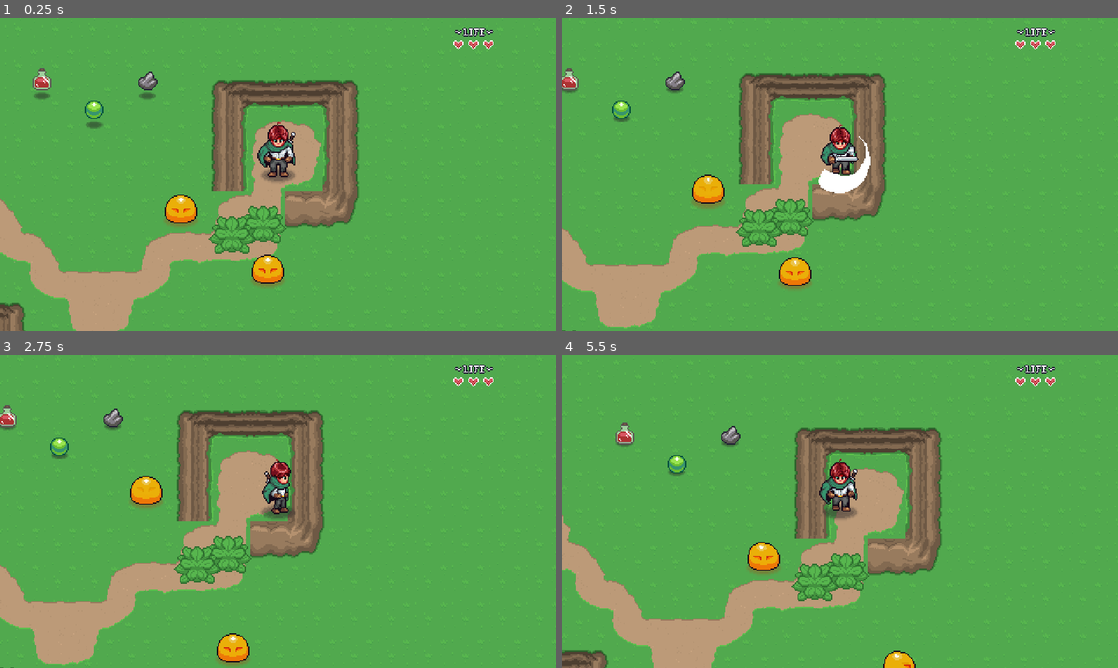
Above: before the commit, frames 1-4 (two rows, left to right).
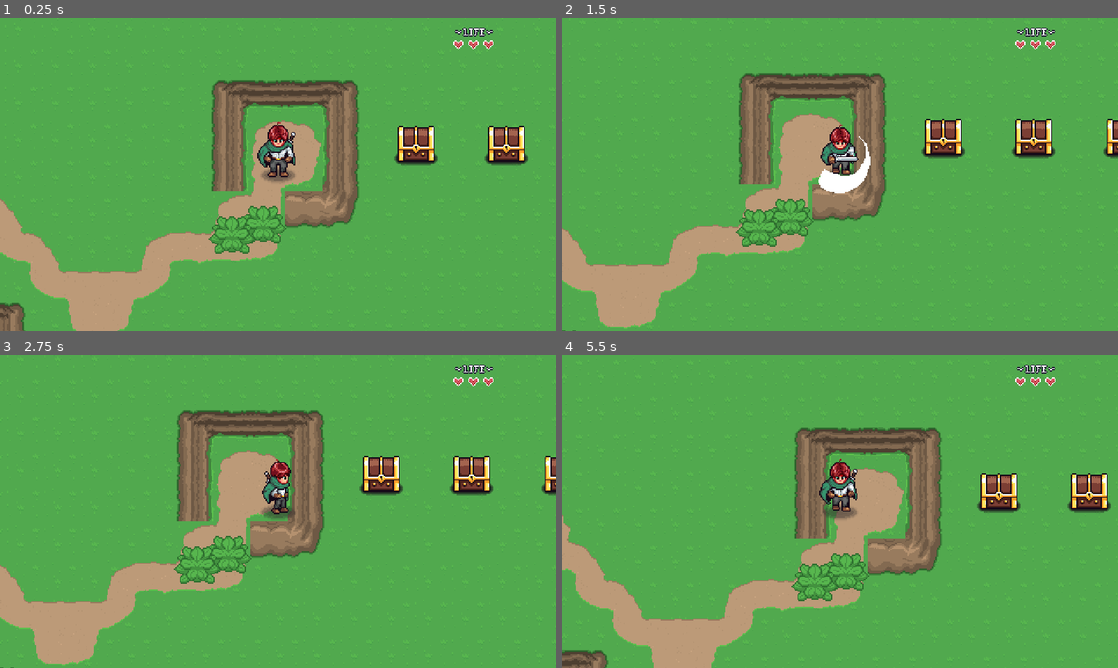
Above: after the commit, the same moments.

Repository: LeskoIam/aarpg_tutorial
Game: Godot game, scene res://levels/area_001/level_001.tscn
Same seed, same stepped clock (60 frames per second), same inputs: the game is played once before the commit and once after it. Sound files missing from this copy of the repository are replaced by a short silence.
Inputs:
- Up to frame 1 (0.25 s): no input
- Up to frame 2 (1.5 s): hold Right (move_right) 0.53-1.28 s; hold E (interact, bound only after the commit) 0.53-1.28 s; hold Down (move_down) from 1.28 s (still down); tap Space (attack) at 1.35 s
- Up to frame 3 (2.75 s): tap E (interact, bound only after the commit) at 1.55 s; release Down (move_down) at 2.03 s; hold Right (move_right) from 2.03 s (still down); hold E (interact, bound only after the commit) from 2.03 s (still down)
- Up to frame 4 (5.5 s): release Right (move_right) at 2.78 s; release E (interact, bound only after the commit) at 2.78 s; hold Up (move_up) 2.78-3.53 s; tap E (interact, bound only after the commit) at 2.85, 3.8, 4.35 s; hold Space (attack) 3.53-4.28 s; hold Left (move_left) 3.53-5.03 s; hold Down (move_down) from 5.03 s (still down); hold E (interact, bound only after the commit) from 5.03 s (still down)

The runs differ from the first frame. In frame 1, 3.3% of the frame differs, in the area x 5-95%, y 16-86%; in frame 2, 3.5%, in the area x 0-100%, y 16-87%; in frame 3, 3.5%; in frame 4, 3.0%.

Commit message:
Another TE done
E20 done.

Diff:
--- a/00_globals/global_player_manager.gd
+++ b/00_globals/global_player_manager.gd
@@ -2,6 +2,8 @@
 
 const PLAYER = preload("res://player/player.tscn")  # SCENE
 const INVENTORY_DATA: InventoryData = preload("res://GUI/pause_menu/inventory/player_inventory.tres")  # RESOURCE
+
+signal interact_pressed_sig
 
 var player: Player
 var player_spawned: bool = false
--- /dev/null
+++ b/interactables/treasure_chest/treasure_chest.gd
@@ -0,0 +1,70 @@
+@tool
+class_name TreasureChest extends Node2D
+
+@export var item_data: ItemData: set = _set_item_data
+@export var quantity: int = 1: set = _set_item_quantity
+
+var is_open: bool = false
+
+@onready var item_sprite: Sprite2D = $ItemSprite2D
+@onready var item_quantity_label: Label = $ItemSprite2D/Label
+@onready var animation_player: AnimationPlayer = $AnimationPlayer
+@onready var interact_area: Area2D = $InteractArea2D
+
+
+func _ready() -> void:
+	# happens in tool
+	_update__item_texture()
+	_update_item_quntity_label()
+	if Engine.is_editor_hint():
+		return
+	# happens in game
+	interact_area.area_entered.connect(_on_interact_area_enter)
+	interact_area.area_exited.connect(_on_interact_area_exit)
+
+
+func player_interact() -> void:
+	# interaction button pressed (E)
+	if is_open:
+		return
+	is_open = true
+	animation_player.play("open_chest")
+	if item_data and quantity > 0:
+		PlayerManager.INVENTORY_DATA.add_item(item_data, quantity)
+	else:
+		# printerr("No items in chest")  # outputs to "Output" window
+		push_error("No items in chest. Chest: ", name) # outputs to "Debugger" -> Errors window
+
+
+
+func _on_interact_area_enter(_a: Area2D) -> void:
+	PlayerManager.interact_pressed_sig.connect(player_interact)
+
+
+
+func _on_interact_area_exit(_a: Area2D) -> void:
+	PlayerManager.interact_pressed_sig.disconnect(player_interact)
+
+
+
+func _set_item_data(value: ItemData) -> void:
+	item_data = value
+	_update__item_texture()
+
+
+func _set_item_quantity(value: int) -> void:
+	quantity = value
+	_update_item_quntity_label()
+
+
+func _update__item_texture() -> void:
+	if item_data and item_sprite:
+		item_sprite.texture = item_data.texture
+
+
+func _update_item_quntity_label() -> void:
+	if item_quantity_label:
+		if quantity <= 1:
+			item_quantity_label.text = ""
+		else:
+			item_quantity_label.text = "x" + str(quantity)
--- /dev/null
+++ b/interactables/treasure_chest/treasure_chest.tscn
@@ -0,0 +1,246 @@
+[gd_scene load_steps=13 format=3 uid="uid://ckdup3if8mc7k"]
+
+[ext_resource type="Script" path="res://interactables/treasure_chest/treasure_chest.gd" id="1_k5pms"]
+[ext_resource type="Texture2D" uid="uid://ctsw2ohbmybij" path="res://interactables/treasure_chest/treasure-chest.png" id="2_gr4nh"]
+[ext_resource type="Texture2D" uid="uid://d08bot1krgac7" path="res://items/sprites/items.png" id="3_722sd"]
+[ext_resource type="AudioStream" uid="uid://bi0xx6yk77hfq" path="res://interactables/treasure_chest/treasure-open.wav" id="4_idqmt"]
+
+[sub_resource type="AtlasTexture" id="AtlasTexture_ob8jh"]
+atlas = ExtResource("3_722sd")
+region = Rect2(0, 0, 32, 32)
+
+[sub_resource type="Animation" id="Animation_68vdg"]
+resource_name = "closed"
+tracks/0/type = "value"
+tracks/0/imported = false
+tracks/0/enabled = true
+tracks/0/path = NodePath("Sprite2D:frame")
+tracks/0/interp = 1
+tracks/0/loop_wrap = true
+tracks/0/keys = {
+"times": PackedFloat32Array(0),
+"transitions": PackedFloat32Array(1),
+"update": 1,
+"values": [0]
+}
+tracks/1/type = "value"
+tracks/1/imported = false
+tracks/1/enabled = true
+tracks/1/path = NodePath("ItemSprite2D:visible")
+tracks/1/interp = 1
+tracks/1/loop_wrap = true
+tracks/1/keys = {
+"times": PackedFloat32Array(0),
+"transitions": PackedFloat32Array(1),
+"update": 1,
+"values": [false]
+}
+
+[sub_resource type="Animation" id="Animation_fxg7l"]
+length = 0.001
+tracks/0/type = "value"
+tracks/0/imported = false
+tracks/0/enabled = true
+tracks/0/path = NodePath("Sprite2D:frame")
+tracks/0/interp = 1
+tracks/0/loop_wrap = true
+tracks/0/keys = {
+"times": PackedFloat32Array(0),
+"transitions": PackedFloat32Array(1),
+"update": 1,
+"values": [0]
+}
+tracks/1/type = "value"
+tracks/1/imported = false
+tracks/1/enabled = true
+tracks/1/path = NodePath("ItemSprite2D:visible")
+tracks/1/interp = 1
+tracks/1/loop_wrap = true
+tracks/1/keys = {
+"times": PackedFloat32Array(0),
+"transitions": PackedFloat32Array(1),
+"update": 1,
+"values": [true]
+}
+tracks/2/type = "value"
+tracks/2/imported = false
+tracks/2/enabled = true
+tracks/2/path = NodePath("ItemSprite2D:position")
+tracks/2/interp = 1
+tracks/2/loop_wrap = true
+tracks/2/keys = {
+"times": PackedFloat32Array(0),
+"transitions": PackedFloat32Array(1),
+"update": 0,
+"values": [Vector2(0, -10)]
+}
+tracks/3/type = "value"
+tracks/3/imported = false
+tracks/3/enabled = true
+tracks/3/path = NodePath("ItemSprite2D:modulate")
+tracks/3/interp = 1
+tracks/3/loop_wrap = true
+tracks/3/keys = {
+"times": PackedFloat32Array(0),
+"transitions": PackedFloat32Array(1),
+"update": 0,
+"values": [Color(1, 1, 1, 1)]
+}
+
+[sub_resource type="Animation" id="Animation_wgi7h"]
+resource_name = "opened"
+tracks/0/type = "value"
+tracks/0/imported = false
+tracks/0/enabled = true
+tracks/0/path = NodePath("Sprite2D:frame")
+tracks/0/interp = 1
+tracks/0/loop_wrap = true
+tracks/0/keys = {
+"times": PackedFloat32Array(0),
+"transitions": PackedFloat32Array(1),
+"update": 1,
+"values": [1]
+}
+tracks/1/type = "value"
+tracks/1/imported = false
+tracks/1/enabled = true
+tracks/1/path = NodePath("ItemSprite2D:visible")
+tracks/1/interp = 1
+tracks/1/loop_wrap = true
+tracks/1/keys = {
+"times": PackedFloat32Array(0),
+"transitions": PackedFloat32Array(1),
+"update": 1,
+"values": [false]
+}
+
+[sub_resource type="Animation" id="Animation_fcv2i"]
+resource_name = "open_chest"
+length = 1.5
+step = 0.05
+tracks/0/type = "value"
+tracks/0/imported = false
+tracks/0/enabled = true
+tracks/0/path = NodePath("Sprite2D:frame")
+tracks/0/interp = 1
+tracks/0/loop_wrap = true
+tracks/0/keys = {
+"times": PackedFloat32Array(0, 0.1),
+"transitions": PackedFloat32Array(1, 1),
+"update": 1,
+"values": [0, 1]
+}
+tracks/1/type = "value"
+tracks/1/imported = false
+tracks/1/enabled = true
+tracks/1/path = NodePath("ItemSprite2D:visible")
+tracks/1/interp = 1
+tracks/1/loop_wrap = true
+tracks/1/keys = {
+"times": PackedFloat32Array(0, 0.15),
+"transitions": PackedFloat32Array(1, 1),
+"update": 1,
+"values": [false, true]
+}
+tracks/2/type = "audio"
+tracks/2/imported = false
+tracks/2/enabled = true
+tracks/2/path = NodePath("AudioStreamPlayer2D")
+tracks/2/interp = 1
+tracks/2/loop_wrap = true
+tracks/2/keys = {
+"clips": [{
+"end_offset": 0.0,
+"start_offset": 0.0,
+"stream": ExtResource("4_idqmt")
+}],
+"times": PackedFloat32Array(0.15)
+}
+tracks/2/use_blend = true
+tracks/3/type = "value"
+tracks/3/imported = false
+tracks/3/enabled = true
+tracks/3/path = NodePath("ItemSprite2D:position")
+tracks/3/interp = 1
+tracks/3/loop_wrap = true
+tracks/3/keys = {
+"times": PackedFloat32Array(0.15, 0.3, 0.6, 1.5),
+"transitions": PackedFloat32Array(0.5, -2, 2, -2),
+"update": 0,
+"values": [Vector2(0, -10), Vector2(0, -64), Vector2(0, -44), Vector2(0, -44)]
+}
+tracks/4/type = "value"
+tracks/4/imported = false
+tracks/4/enabled = true
+tracks/4/path = NodePath("ItemSprite2D:modulate")
+tracks/4/interp = 1
+tracks/4/loop_wrap = true
+tracks/4/keys = {
+"times": PackedFloat32Array(0.15, 0.3, 0.6, 1.05, 1.5),
+"transitions": PackedFloat32Array(1, 1, 1, 1, 1),
+"update": 0,
+"values": [Color(1, 1, 1, 1), Color(2, 2, 2, 1), Color(1, 1, 1, 1), Color(1, 1, 1, 1), Color(1, 1, 1, 0)]
+}
+
+[sub_resource type="AnimationLibrary" id="AnimationLibrary_b20n8"]
+_data = {
+"RESET": SubResource("Animation_fxg7l"),
+"closed": SubResource("Animation_68vdg"),
+"open_chest": SubResource("Animation_fcv2i"),
+"opened": SubResource("Animation_wgi7h")
+}
+
+[sub_resource type="RectangleShape2D" id="RectangleShape2D_hgj12"]
+size = Vector2(32, 9)
+
+[sub_resource type="RectangleShape2D" id="RectangleShape2D_2eo1l"]
+size = Vector2(36, 17)
+
+[node name="TreasureChest" type="Node2D"]
+script = ExtResource("1_k5pms")
+
+[node name="Sprite2D" type="Sprite2D" parent="."]
+position = Vector2(0, -10)
+texture = ExtResource("2_gr4nh")
+hframes = 2
+
+[node name="ItemSprite2D" type="Sprite2D" parent="."]
+position = Vector2(0, -10)
+texture = SubResource("AtlasTexture_ob8jh")
+
+[node name="Label" type="Label" parent="ItemSprite2D"]
+offset_left = 13.0
+offset_top = -11.0
+offset_right = 53.0
+offset_bottom = 12.0
+theme_override_colors/font_outline_color = Color(0, 0, 0, 1)
+theme_override_constants/outline_size = 4
+theme_override_font_sizes/font_size = 10
+text = "x99"
+vertical_alignment = 1
+
+[node name="AnimationPlayer" type="AnimationPlayer" parent="."]
+libraries = {
+"": SubResource("AnimationLibrary_b20n8")
+}
+autoplay = "closed"
+
+[node name="AudioStreamPlayer2D" type="AudioStreamPlayer2D" parent="."]
+
+[node name="StaticBody2D" type="StaticBody2D" parent="."]
+collision_layer = 16
+collision_mask = 0
+
+[node name="CollisionShape2D" type="CollisionShape2D" parent="StaticBody2D"]
+position = Vector2(0, 5.5)
+shape = SubResource("RectangleShape2D_hgj12")
+
+[node name="InteractArea2D" type="Area2D" parent="."]
+collision_layer = 0
+collision_mask = 4
+monitorable = false
+
+[node name="CollisionShape2D" type="CollisionShape2D" parent="InteractArea2D"]
+position = Vector2(0, 6.5)
+shape = SubResource("RectangleShape2D_2eo1l")
+debug_color = Color(9.3855e-07, 0.648273, 0.186154, 0.42)
--- a/items/gem.tres
+++ b/items/gem.tres
@@ -1,5 +1,6 @@
-[gd_resource type="Resource" script_class="ItemData" load_steps=4 format=3 uid="uid://ckpkv5gcbwp3w"]
+[gd_resource type="Resource" script_class="ItemData" load_steps=5 format=3 uid="uid://ckpkv5gcbwp3w"]
 
+[ext_resource type="Script" path="res://items/item_effects/item_effect.gd" id="1_1usvu"]
 [ext_resource type="Script" path="res://items/scripts/item_data.gd" id="1_rfwnv"]
 [ext_resource type="Texture2D" uid="uid://d08bot1krgac7" path="res://items/sprites/items.png" id="2_jfopf"]
 
@@ -12,3 +13,4 @@
 name = "Gemstone"
 description = "Valuable Gemstone (green)."
 texture = SubResource("AtlasTexture_ajxb5")
+effects = Array[ExtResource("1_1usvu")]([])
--- a/levels/area_001/level_001.tscn
+++ b/levels/area_001/level_001.tscn
@@ -8,6 +8,7 @@
 [ext_resource type="PackedScene" uid="uid://2q3i7vy5vsbc" path="res://items/item_pickups/item_pickup.tscn" id="6_lciyb"]
 [ext_resource type="Resource" uid="uid://ckpkv5gcbwp3w" path="res://items/gem.tres" id="7_2tjyj"]
 [ext_resource type="Resource" uid="uid://dyuabw2w2l5ny" path="res://items/potion.tres" id="8_4ya6m"]
+[ext_resource type="PackedScene" uid="uid://ckdup3if8mc7k" path="res://interactables/treasure_chest/treasure_chest.tscn" id="9_nc4rc"]
 [ext_resource type="Resource" uid="uid://bvs5nimee3yul" path="res://items/stone.tres" id="9_tt63e"]
 [ext_resource type="Resource" uid="uid://dyfe6sfyo5tkx" path="res://items/apple.tres" id="10_itn4o"]
 [ext_resource type="PackedScene" uid="uid://clksruew3m71m" path="res://enemies/slime/slime.tscn" id="11_fdpmc"]
@@ -54,18 +55,6 @@
 size = 3
 side = 1
 
-[node name="ItemPickup" parent="." instance=ExtResource("6_lciyb")]
-position = Vector2(219, 224)
-item_data = ExtResource("7_2tjyj")
-
-[node name="ItemPickup2" parent="." instance=ExtResource("6_lciyb")]
-position = Vector2(174, 199)
-item_data = ExtResource("8_4ya6m")
-
-[node name="ItemPickup3" parent="." instance=ExtResource("6_lciyb")]
-position = Vector2(265, 199)
-item_data = ExtResource("9_tt63e")
-
 [node name="ItemPickup4" parent="." instance=ExtResource("6_lciyb")]
 position = Vector2(93, 186)
 item_data = ExtResource("10_itn4o")
@@ -73,14 +62,16 @@
 [node name="Slime" parent="." instance=ExtResource("11_fdpmc")]
 position = Vector2(108, 444)
 
-[node name="Slime2" parent="." instance=ExtResource("11_fdpmc")]
-position = Vector2(59, 445)
+[node name="TreasureChest" parent="." instance=ExtResource("9_nc4rc")]
+position = Vector2(497, 251)
+item_data = ExtResource("8_4ya6m")
 
-[node name="Slime3" parent="." instance=ExtResource("11_fdpmc")]
-position = Vector2(-56, 451)
+[node name="TreasureChest2" parent="." instance=ExtResource("9_nc4rc")]
+position = Vector2(575, 251)
+item_data = ExtResource("7_2tjyj")
+quantity = 10
 
-[node name="Slime4" parent="." instance=ExtResource("11_fdpmc")]
-position = Vector2(294, 311)
-
-[node name="Slime5" parent="." instance=ExtResource("11_fdpmc")]
-position = Vector2(369, 363)
+[node name="TreasureChest3" parent="." instance=ExtResource("9_nc4rc")]
+position = Vector2(654, 251)
+item_data = ExtResource("9_tt63e")
+quantity = 50
--- a/player/player.tscn
+++ b/player/player.tscn
@@ -532,6 +532,8 @@
 "walk_up": SubResource("Animation_fcnqn")
 }
 
+[sub_resource type="RectangleShape2D" id="RectangleShape2D_dfa0s"]
+
 [sub_resource type="CircleShape2D" id="CircleShape2D_nqs8y"]
 
 [sub_resource type="Animation" id="Animation_stvj1"]
@@ -657,7 +659,6 @@
 
 [node name="walk" type="Node" parent="PlayerStateMachine"]
 script = ExtResource("5_n5cyh")
-movement_speed = null
 
 [node name="attack" type="Node" parent="PlayerStateMachine"]
 script = ExtResource("6_buuc4")
@@ -679,6 +680,16 @@
 [node name="Interactions" type="Node2D" parent="."]
 script = ExtResource("10_ui47x")
 
+[node name="Area2D" type="Area2D" parent="Interactions"]
+collision_layer = 4
+collision_mask = 0
+monitoring = false
+
+[node name="CollisionShape2D" type="CollisionShape2D" parent="Interactions/Area2D"]
+position = Vector2(0, 6)
+shape = SubResource("RectangleShape2D_dfa0s")
+debug_color = Color(0.278431, 0.631373, 0, 0.65098)
+
 [node name="HitBox" parent="." instance=ExtResource("13_403pf")]
 collision_layer = 2
 
--- a/player/scripts/state_idle.gd
+++ b/player/scripts/state_idle.gd
@@ -32,4 +32,6 @@
 func handle_input(_event: InputEvent) -> State:
 	if _event.is_action_pressed("attack"):
 		return attack
+	if _event.is_action_pressed("interact"):
+		PlayerManager.interact_pressed_sig.emit()
 	return null
--- a/player/scripts/state_walk.gd
+++ b/player/scripts/state_walk.gd
@@ -37,4 +37,6 @@
 func handle_input(_event: InputEvent) -> State:
 	if _event.is_action_pressed("attack"):
 		return attack
+	if _event.is_action_pressed("interact"):
+		PlayerManager.interact_pressed_sig.emit()
 	return null
--- a/project.godot
+++ b/project.godot
@@ -69,11 +69,17 @@
 , Object(InputEventKey,"resource_local_to_scene":false,"resource_name":"","device":-1,"window_id":0,"alt_pressed":false …(183 unchanged characters)…
 ]
 }
+interact={
+"deadzone": 0.5,
+"events": [Object(InputEventKey,"resource_local_to_scene":false,"resource_name":"","device":-1,"window_id":0,"alt_pressed":false,"shift_pressed":false,"ctrl_pressed":false,"meta_pressed":false,"pressed":false,"keycode":0,"physical_keycode":69,"key_label":0,"unicode":101,"location":0,"echo":false,"script":null)
+]
+}
 
 [layer_names]
 
 2d_physics/layer_1="Player"
 2d_physics/layer_2="PlayerHurt"
+2d_physics/layer_3="PlayerInteract"
 2d_physics/layer_5="Walls"
 2d_physics/layer_9="Enemy"
 
Binary file added: interactables/treasure_chest/treasure-chest.png
Not shown, added: interactables/treasure_chest/treasure-chest.png.import
Not shown, added: interactables/treasure_chest/treasure-open.wav.import
Not shown: 1 places in levels/area_001/level_001.tscn that only renumber resources
Not shown: 1 places in player/player.tscn that only renumber resources
Not shown, added: interactables/treasure_chest/treasure-open.wav
